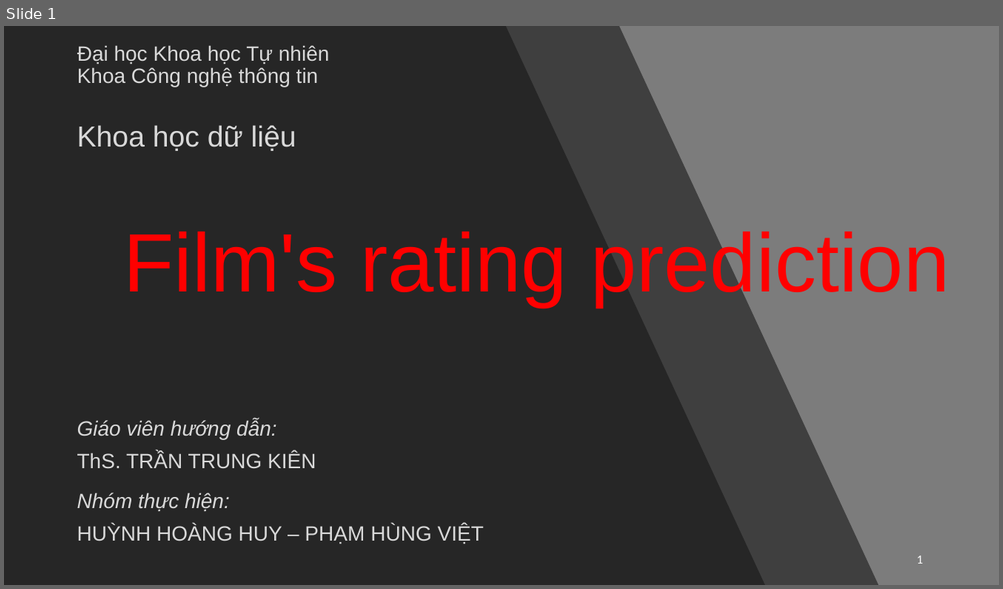
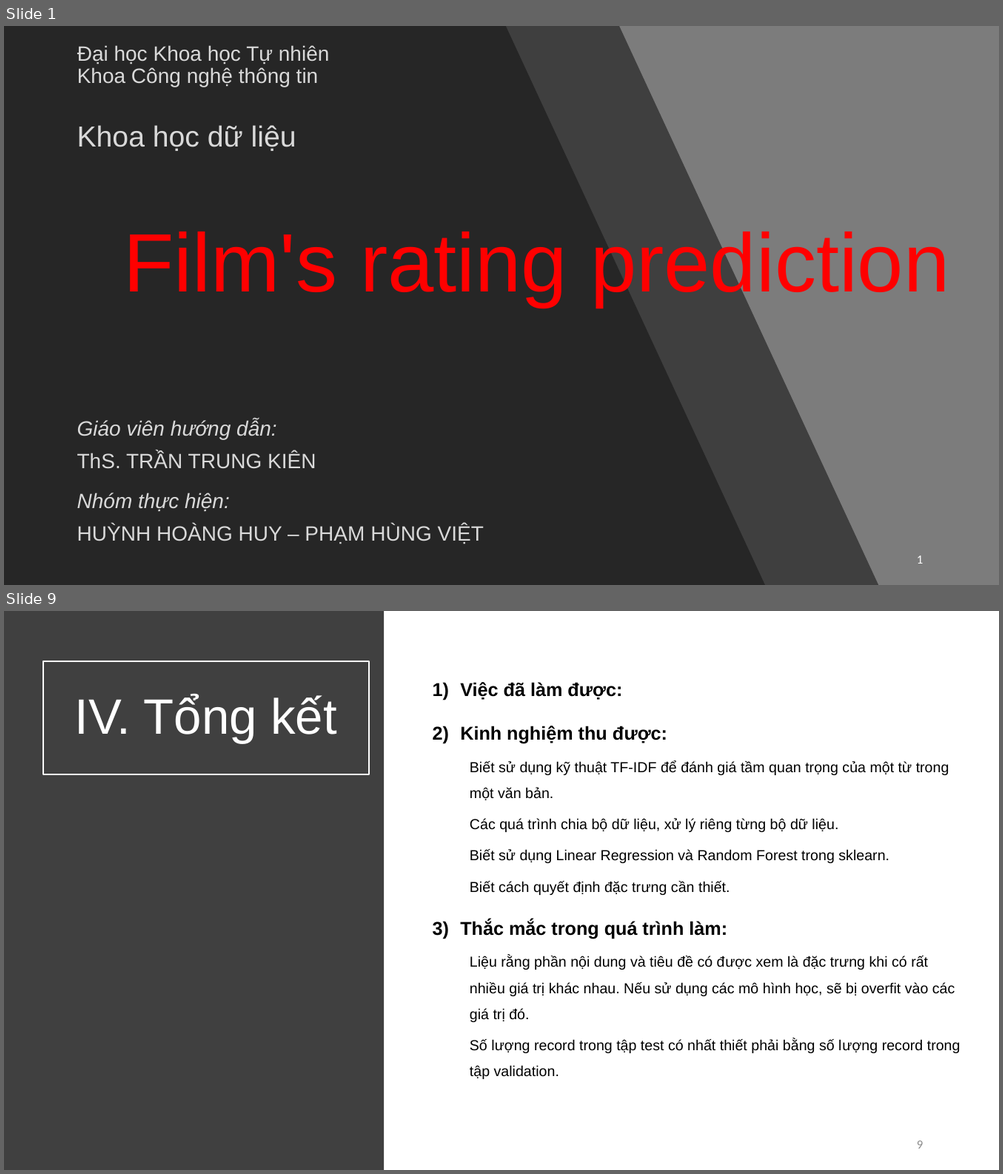
Before and after one commit to vietph34/DS_Final_project, a slide deck: doc/report.pptx. Shown one above the other, each under a label of ours: slide 1 before the commit, slides 1 and 9 after it; the slides between them are not shown. The pictures are 1003x589 and 1003x1174 pixels, drawn with LibreOffice and Linux fonts; fonts in the diff are those of the drawing. Boxes give left, top, right and bottom in pixels: in the first picture for what was removed or moved away, otherwise in the second. Text is boxed around its words. In the diff, an @@ line names an element or a change of style, - is before the commit and + after.

```diff
--- a/doc/report.pptx
+++ b/doc/report.pptx
@@ slide 9 added at [4, 611, 999, 1170], background #FFFFFF @@
@@ rectangle added at [4, 611, 384, 1170], fill #404040 @@
@@ title added at [43, 661, 369, 775], outline #FFFFFF 1.5 pt, 48 pt, text #FFFFFF @@
+IV. Tổng kết
@@ text added at [460, 682, 960, 1079], 14 pt, text #000000 @@
+1) Việc đã làm được:
+2) Kinh nghiệm thu được:
+  Biết sử dụng kỹ thuật TF-IDF để đánh giá tầm quan trọng của một từ trong một văn bản.
+  Các quá trình chia bộ dữ liệu, xử lý riêng từng bộ dữ liệu.
+  Biết sử dụng Linear Regression và Random Forest trong sklearn.
+  Biết cách quyết định đặc trưng cần thiết.
+3) Thắc mắc trong quá trình làm:
+  Liệu rằng phần nội dung và tiêu đề có được xem là đặc trưng khi có rất nhiều giá trị khác nhau. Nếu sử dụng các mô hình học, sẽ bị overfit vào các giá trị đó.
+  Số lượng record trong tập test có nhất thiết phải bằng số lượng record trong tập validation.
@@ page number added at [916, 1141, 922, 1149], 12 pt, text #8C8C8C @@
+9
```
Also in this commit, not shown: 8 slides changed, 1 other slide added, 1 slide removed.
